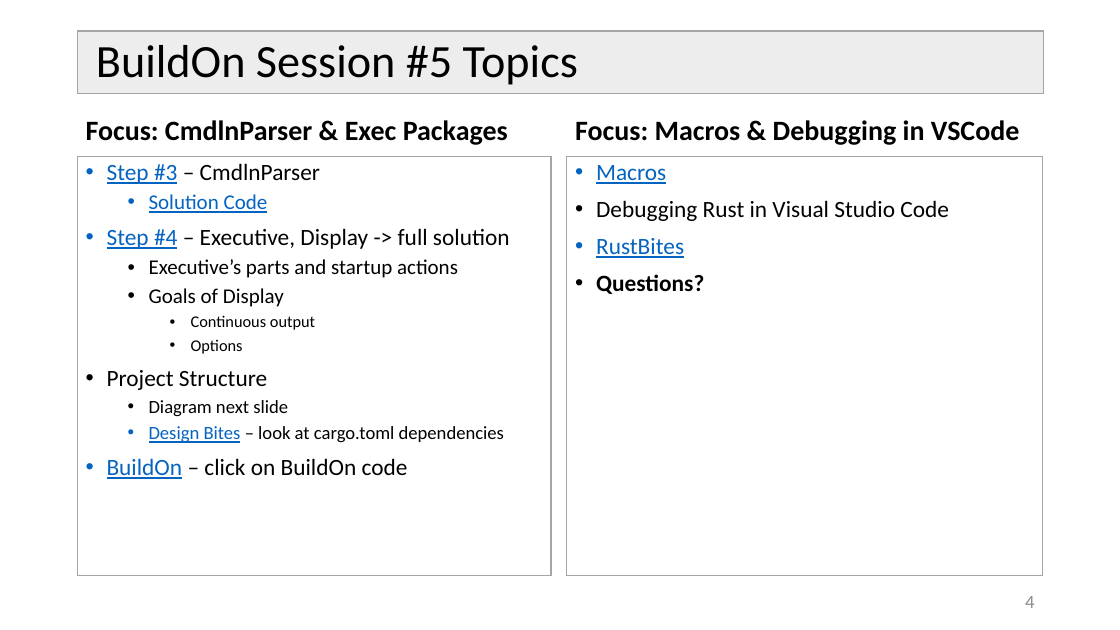
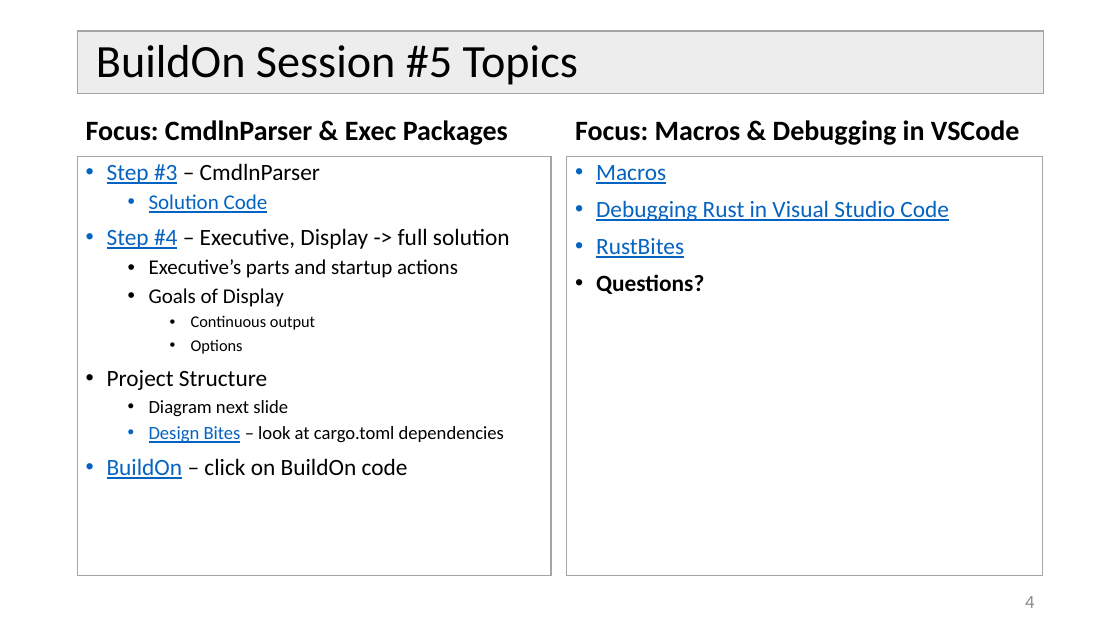
Before and after one commit to JimFawcett/BuildOn, a slide deck: slide 4 of Build-On-5.pptx. Drawn at 1120x630 pixels with LibreOffice and Linux fonts; fonts in the diff are those of the drawing. Boxes give left, top, right and bottom in pixels: in the first picture for what was removed or moved away, otherwise in the second. Text is boxed around its words. In the diff, an @@ line names an element or a change of style, - is before the commit and + after.

```diff
--- a/Build-On-5.pptx
+++ b/Build-On-5.pptx
@@ text at bbox=[596, 200, 949, 221]: text colour #000000 to #0563C1, underline on in "Debugging Rust in Visual Studio Code" @@
```
Also in this commit, not shown: 1 other file.
